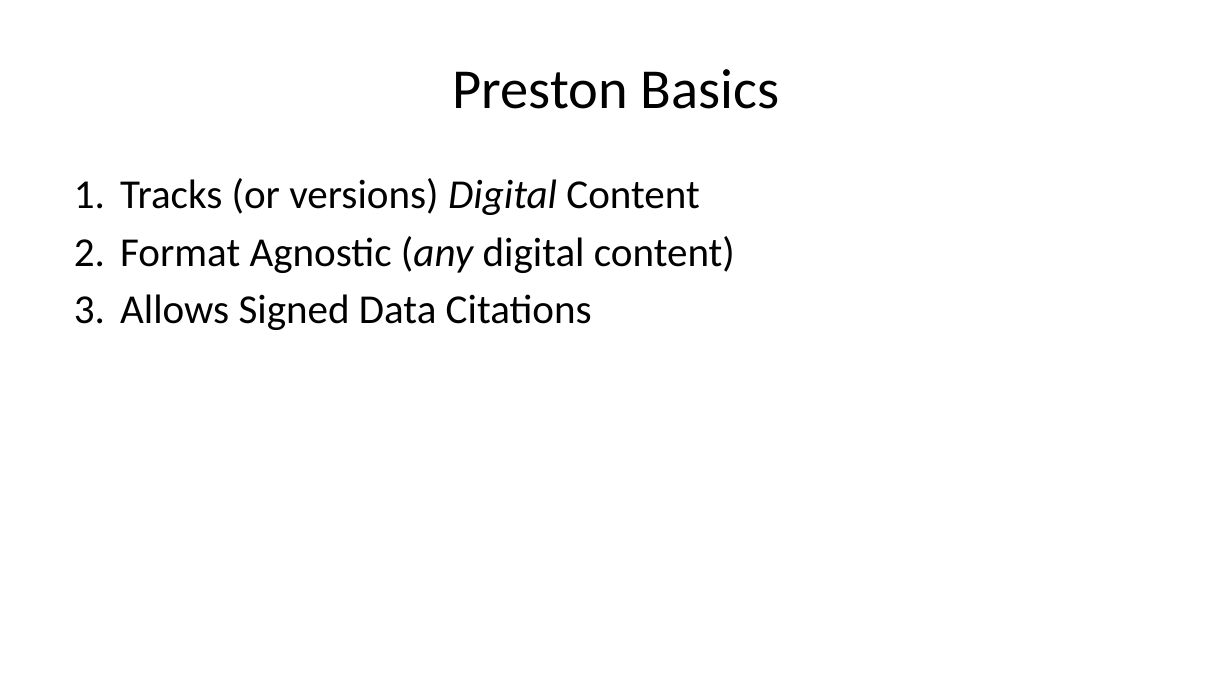
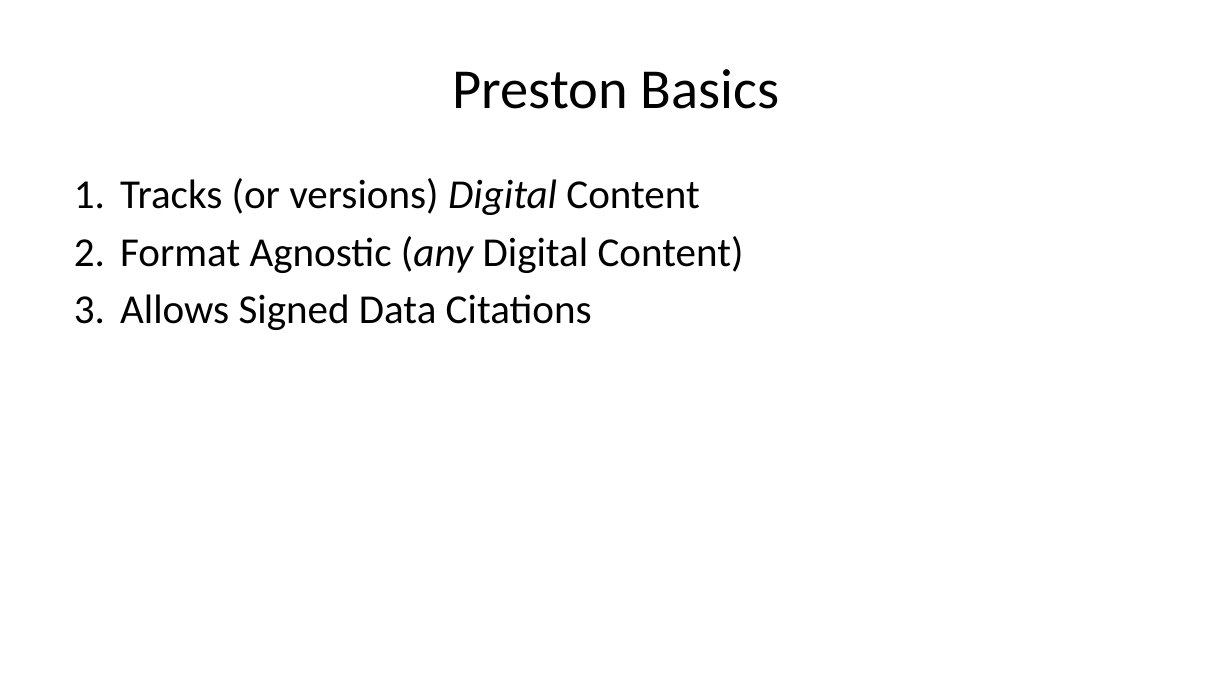
Before and after one commit to bat-literature/bat-literature.github.io, a slide deck: slide 7 of workshop.pptx. Drawn at 1232x693 pixels with LibreOffice and Linux fonts; fonts in the diff are those of the drawing. Boxes give left, top, right and bottom in pixels: in the first picture for what was removed or moved away, otherwise in the second. Text is boxed around its words. In the diff, an @@ line names an element or a change of style, - is before the commit and + after.

```diff
--- a/workshop.pptx
+++ b/workshop.pptx
@@ text at box(120, 236, 744, 273): text changed @@
-2. Format Agnostic (any digital content)
+2. Format Agnostic (any Digital Content)
```
Also in this commit, not shown: 8 other slides changed, 3 slides added, 1 slide removed, 3 other files.
